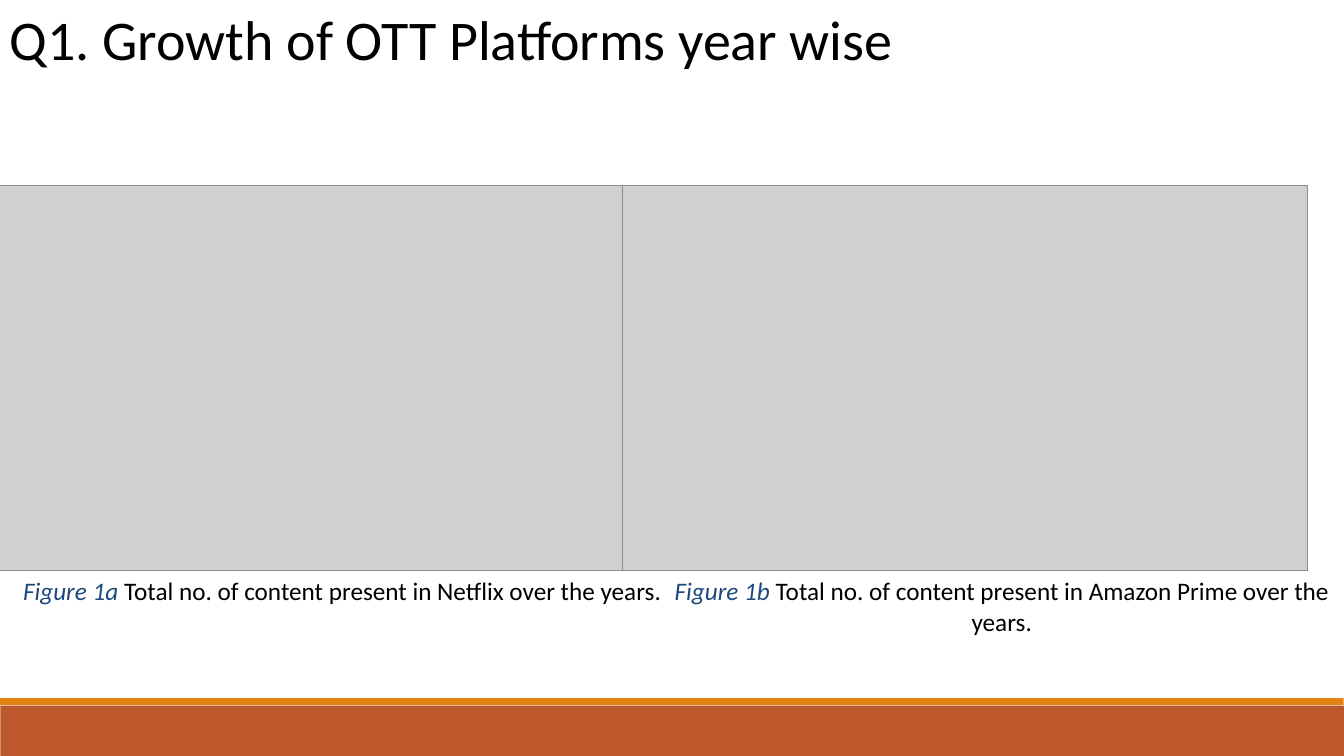
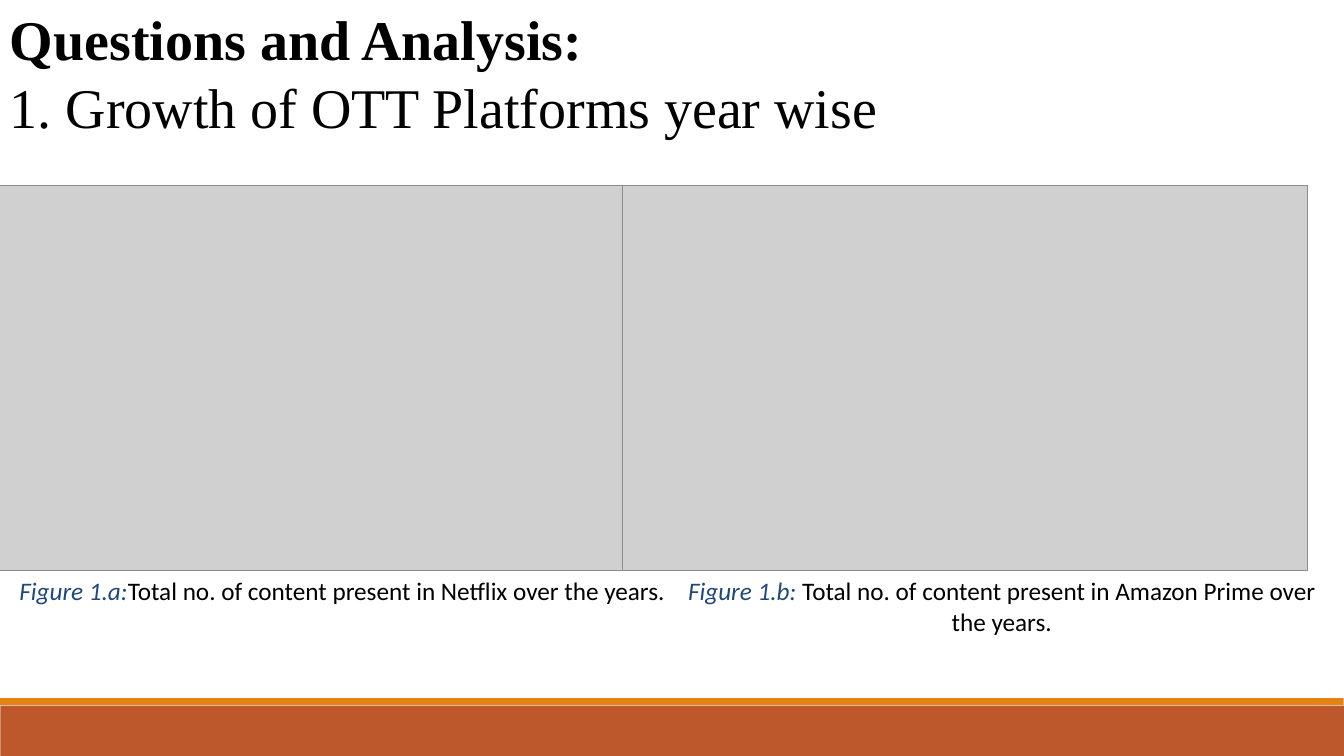
Before and after one commit to Yajas2913/Data-analysis-on-OTT-Platform, a slide deck: slide 8 of EDA_ppt.pptx (slide 5 before the commit). Drawn at 1344x756 pixels with LibreOffice and Linux fonts; fonts in the diff are those of the drawing; grey boxes stand for pictures. Boxes give left, top, right and bottom in pixels: in the first picture for what was removed or moved away, otherwise in the second. Text is boxed around its words. In the diff, an @@ line names an element or a change of style, - is before the commit and + after.

```diff
--- a/EDA_ppt.pptx
+++ b/EDA_ppt.pptx
@@ text at box(10, 21, 876, 138): text changed; font Calibri to Times New Roman @@
-Q1. Growth of OTT Platforms year wise
+Questions and Analysis:
+1. Growth of OTT Platforms year wise
@@ text at box(19, 582, 664, 605): text changed @@
-Figure 1a Total no. of content present in Netflix over the years.
+Figure 1.a:Total no. of content present in Netflix over the years.
@@ text at box(688, 582, 1316, 635): text changed @@
-Figure 1b Total no. of content present in Amazon Prime over the years.
+Figure 1.b: Total no. of content present in Amazon Prime over the years.
```
Also in this commit, not shown: 13 other slides changed, 3 slides added, 10 other files.
